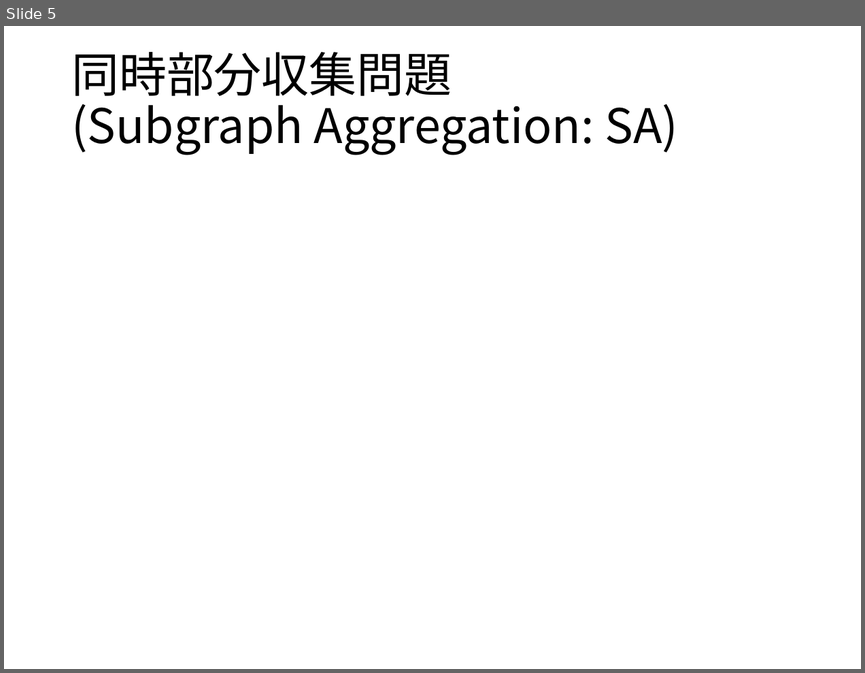
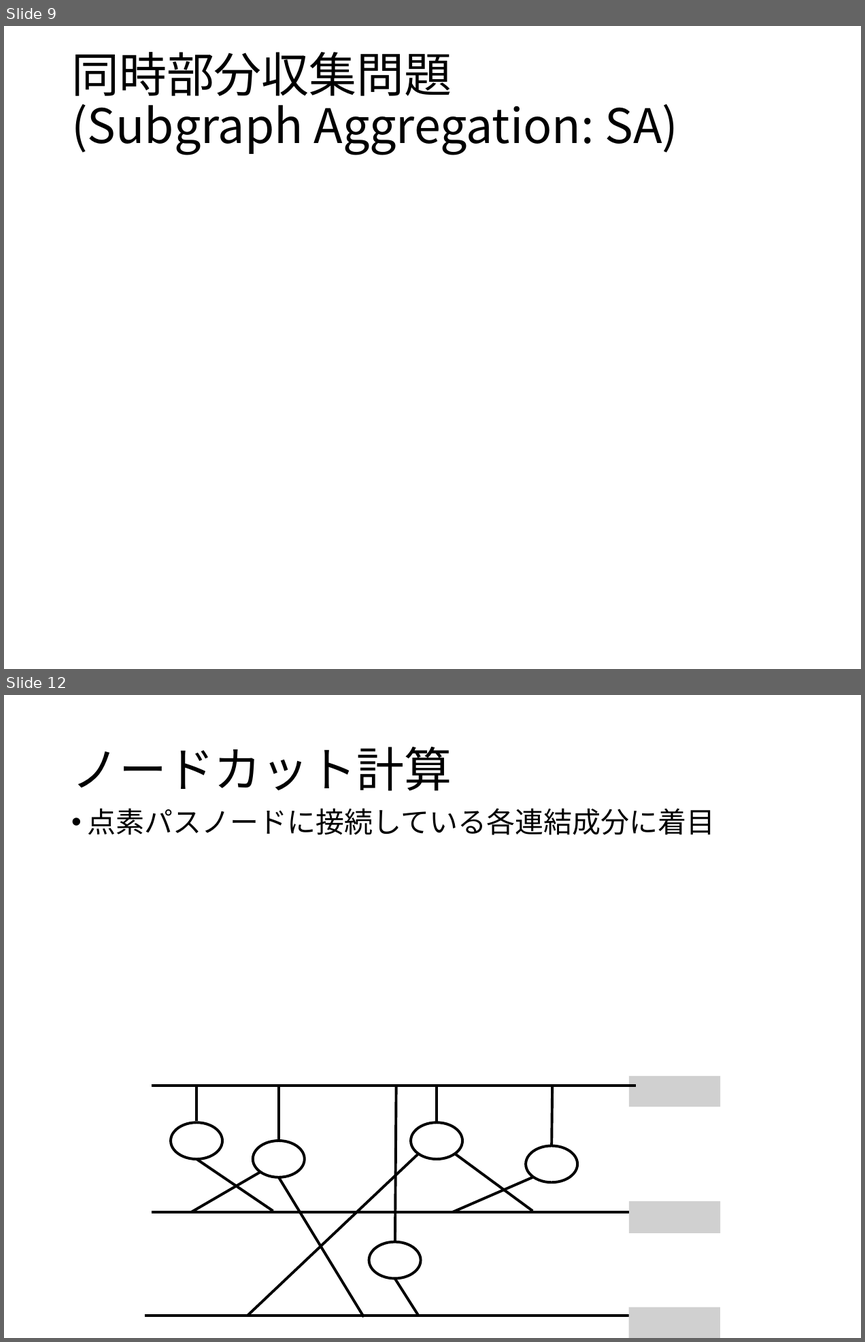
Before and after one commit to ssmr0410/share, a slide deck: slide/mizutani_pre.pptx. Shown one above the other, each under a label of ours: slide 5 before the commit, slides 9 and 12 after it; the slides between them are not shown. The pictures are 865x673 and 865x1342 pixels, drawn with LibreOffice and Linux fonts; fonts in the diff are those of the drawing; grey boxes stand for pictures. Boxes give left, top, right and bottom in pixels: in the first picture for what was removed or moved away, otherwise in the second. Text is boxed around its words. In the diff, an @@ line names an element or a change of style, - is before the commit and + after.

```diff
--- a/slide/mizutani_pre.pptx
+++ b/slide/mizutani_pre.pptx
@@ slide 12 added at bbox=[4, 695, 861, 1338], background #FFFFFF @@
@@ title added at bbox=[71, 747, 451, 791], 40 pt, text #000000 @@
+ノードカット計算
@@ text added at bbox=[88, 808, 715, 835], 24 pt, text #000000 @@
+• 点素パスノードに接続している各連結成分に着目
@@ group added at bbox=[145, 1075, 720, 1338]: 15 lines, 5 ellipses, 3 pictures @@
@@ what was slide 5 is now slide 9 @@
```
Also in this commit, not shown: 2 slides changed, 2 other slides added, 1 slide removed.
